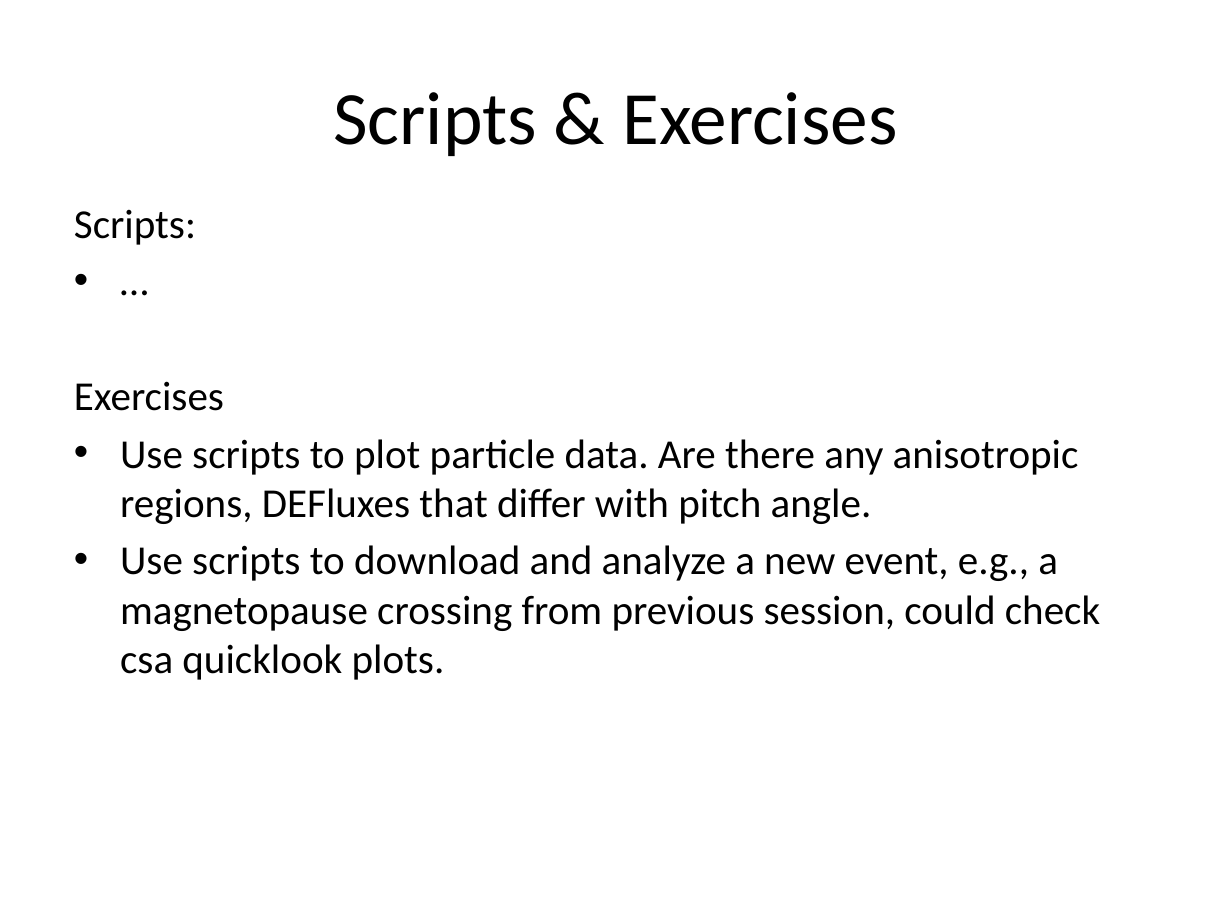
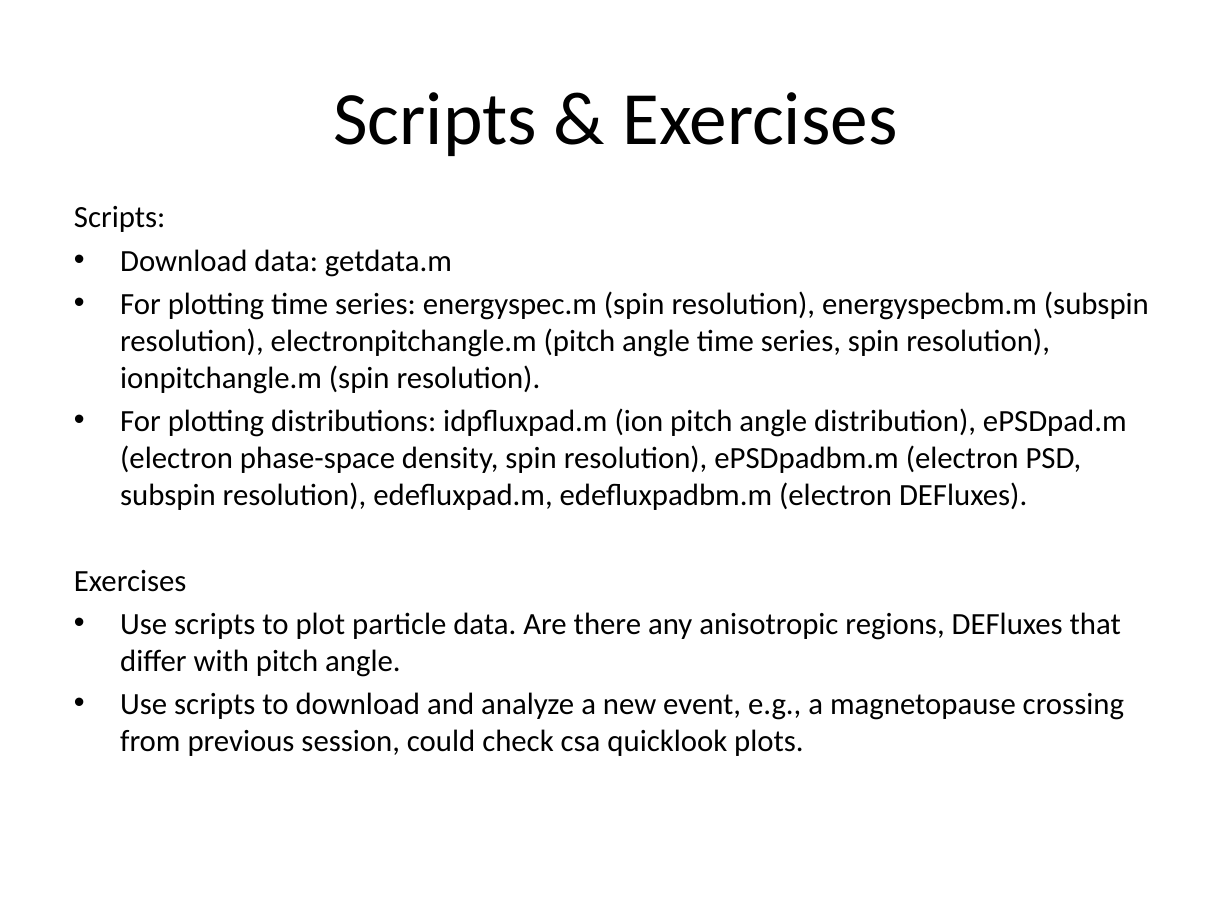
Before and after one commit to irfu/Nordita_Magnetic_Reconnection_School_2015, a slide deck: slide 7 of Lectures/Lecture_6.pptx. Drawn at 1232x924 pixels with LibreOffice and Linux fonts; fonts in the diff are those of the drawing. Boxes give left, top, right and bottom in pixels: in the first picture for what was removed or moved away, otherwise in the second. Text is boxed around its words. In the diff, an @@ line names an element or a change of style, - is before the commit and + after.

Commit message:
revised slides

```diff
--- a/Lectures/Lecture_6.pptx
+++ b/Lectures/Lecture_6.pptx
@@ text at box(74, 206, 1124, 756): size 24 to 18 pt in "Scripts:", "Exercises", "Use scripts to plot particle data. Are ...", "Use scripts to download and analyze a ..."; less space between paragraphs @@
@@ text at box(120, 249, 1149, 510): text changed; size 24 to 18 pt @@
-• …
+• Download data: getdata.m
+• For plotting time series: energyspec.m (spin resolution), energyspecbm.m (subspin resolution), electronpitchangle.m (pitch angle time series, spin resolution), ionpitchangle.m (spin resolution).
+• For plotting distributions: idpfluxpad.m (ion pitch angle distribution), ePSDpad.m (electron phase-space density, spin resolution), ePSDpadbm.m (electron PSD, subspin resolution), edefluxpad.m, edefluxpadbm.m (electron DEFluxes).
```
Also in this commit, not shown: 2 other slides changed.
